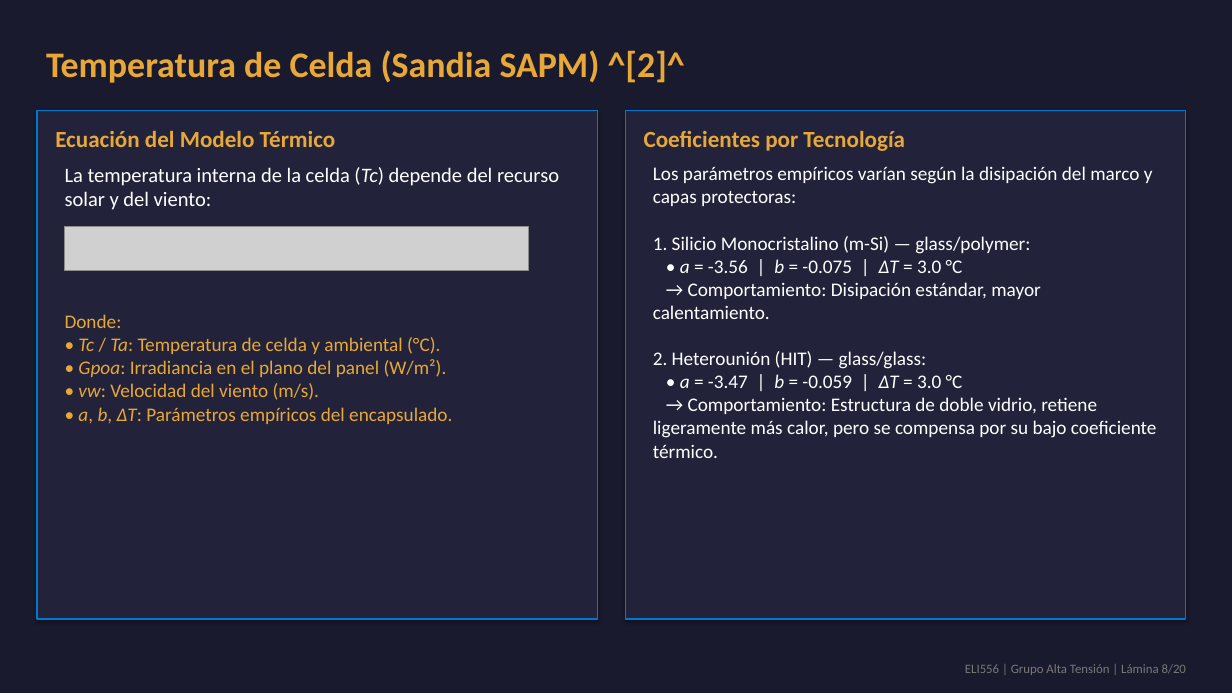
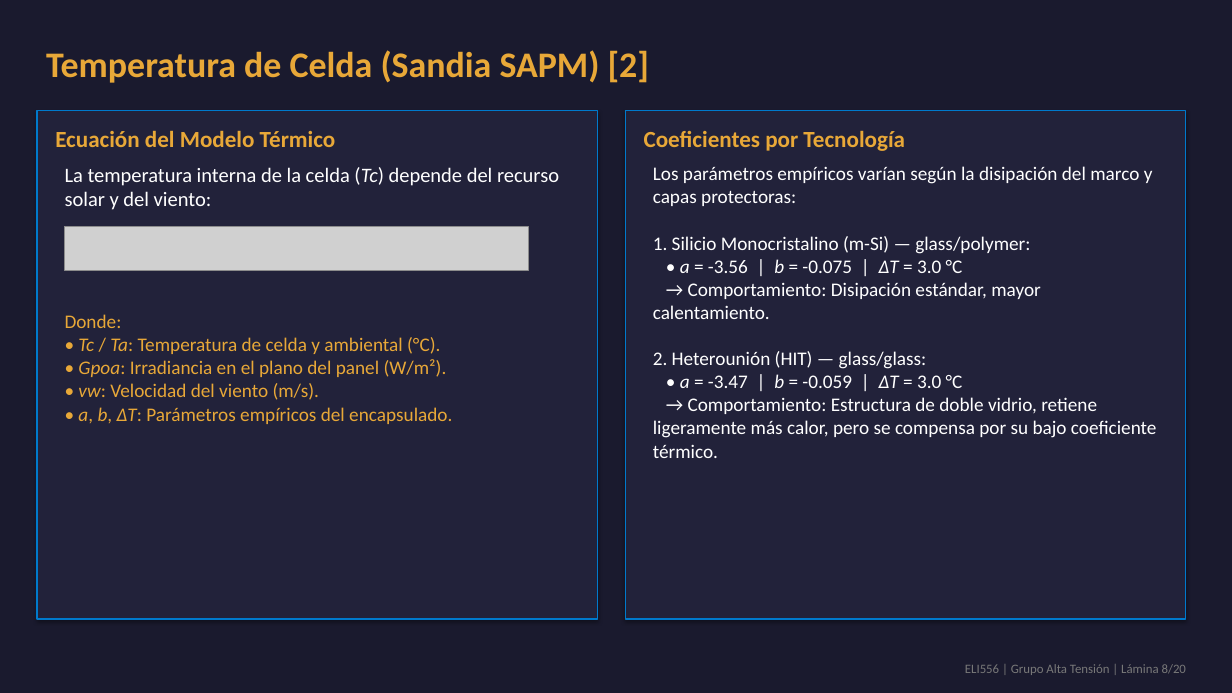
Before and after one commit to theChosen16/t2-paneles, a slide deck: slide 8 of output/Presentacion_Final_ELI556_Atacama.pptx. Drawn at 1232x693 pixels with LibreOffice and Linux fonts; fonts in the diff are those of the drawing; grey boxes stand for pictures. Boxes give left, top, right and bottom in pixels: in the first picture for what was removed or moved away, otherwise in the second. Text is boxed around its words. In the diff, an @@ line names an element or a change of style, - is before the commit and + after.

```diff
--- a/output/Presentacion_Final_ELI556_Atacama.pptx
+++ b/output/Presentacion_Final_ELI556_Atacama.pptx
@@ text at [46, 50, 649, 83]: text changed @@
-Temperatura de Celda (Sandia SAPM) ^[2]^
+Temperatura de Celda (Sandia SAPM) [2]
```
Also in this commit, not shown: 14 other slides changed, 6 other files.
